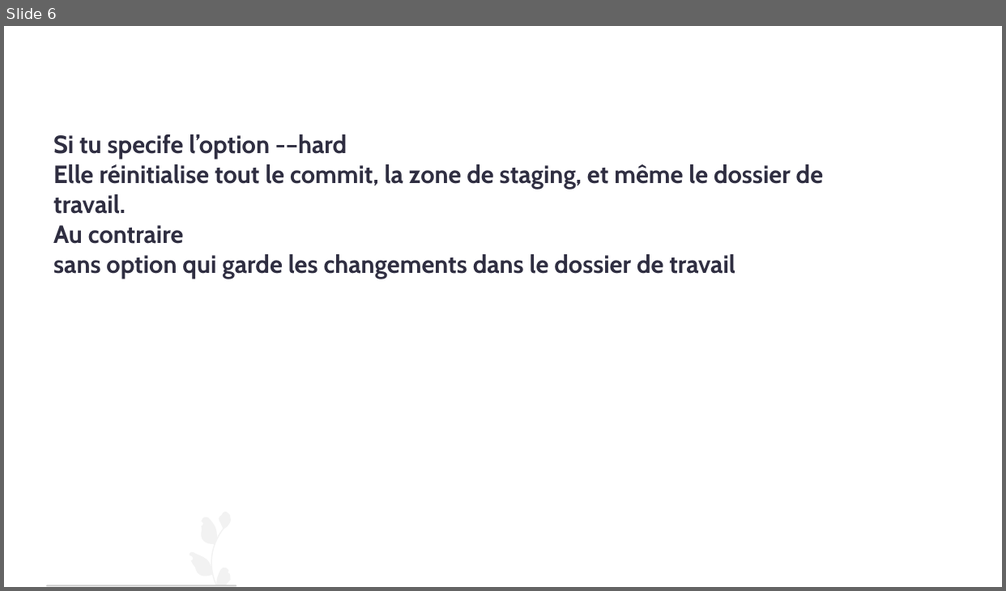
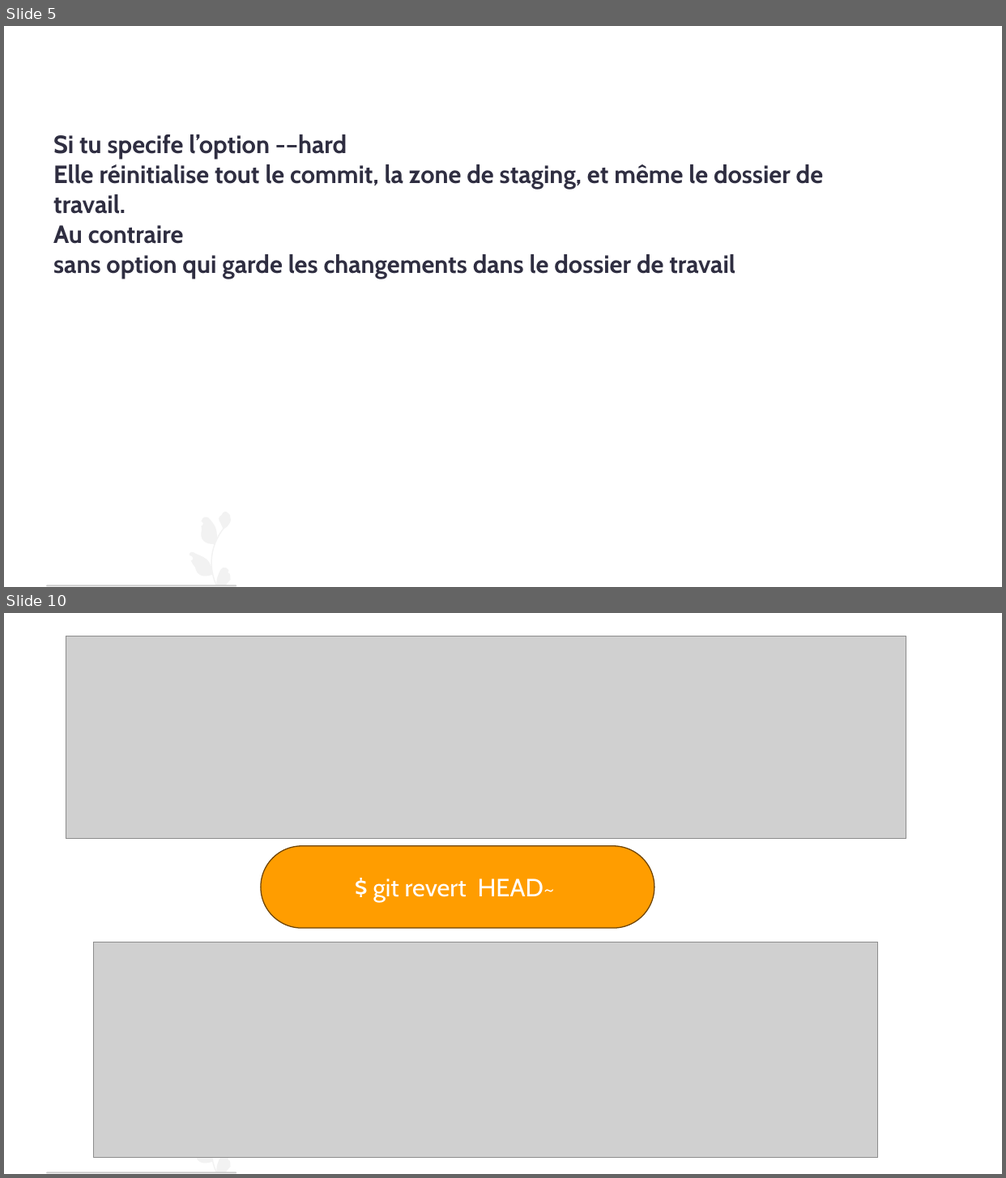
Before and after one commit to AbdessamadAbdaoui/Presentation_Git, a slide deck: presentation_Git.pptx. Shown one above the other, each under a label of ours: slide 6 before the commit, slides 5 and 10 after it; the slides between them are not shown. The pictures are 1006x591 and 1006x1178 pixels, drawn with LibreOffice and Linux fonts; fonts in the diff are those of the drawing; grey boxes stand for pictures. Boxes give left, top, right and bottom in pixels: in the first picture for what was removed or moved away, otherwise in the second. Text is boxed around its words. In the diff, an @@ line names an element or a change of style, - is before the commit and + after.

```diff
--- a/presentation_Git.pptx
+++ b/presentation_Git.pptx
@@ slide 10 added at bbox=[4, 613, 1002, 1174], background #FFFFFF @@
@@ picture added at bbox=[66, 636, 906, 839] @@
@@ rounded rectangle added at bbox=[261, 845, 654, 928], fill #FF9D00, outline #704500 1 pt, 24 pt, text #FFFFFF @@
+$ git revert HEAD~
@@ picture added at bbox=[94, 943, 879, 1158] @@
@@ freeform shape added at bbox=[189, 1099, 232, 1173], fill #F2F2F2 @@
@@ freeform shape added at bbox=[46, 1172, 236, 1174], fill #CCCCCC @@
@@ what was slide 6 is now slide 5 @@
```
Also in this commit, not shown: 2 slides changed, 8 other slides added, 1 slide removed.
